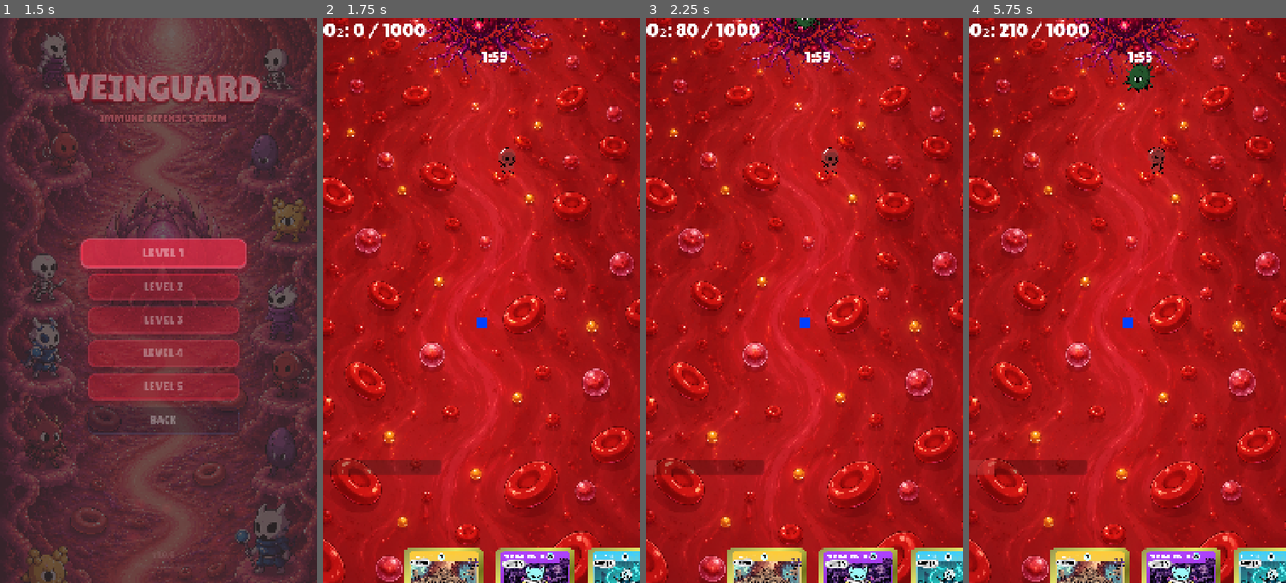
Above: before the commit, frames 1-4 (left to right).
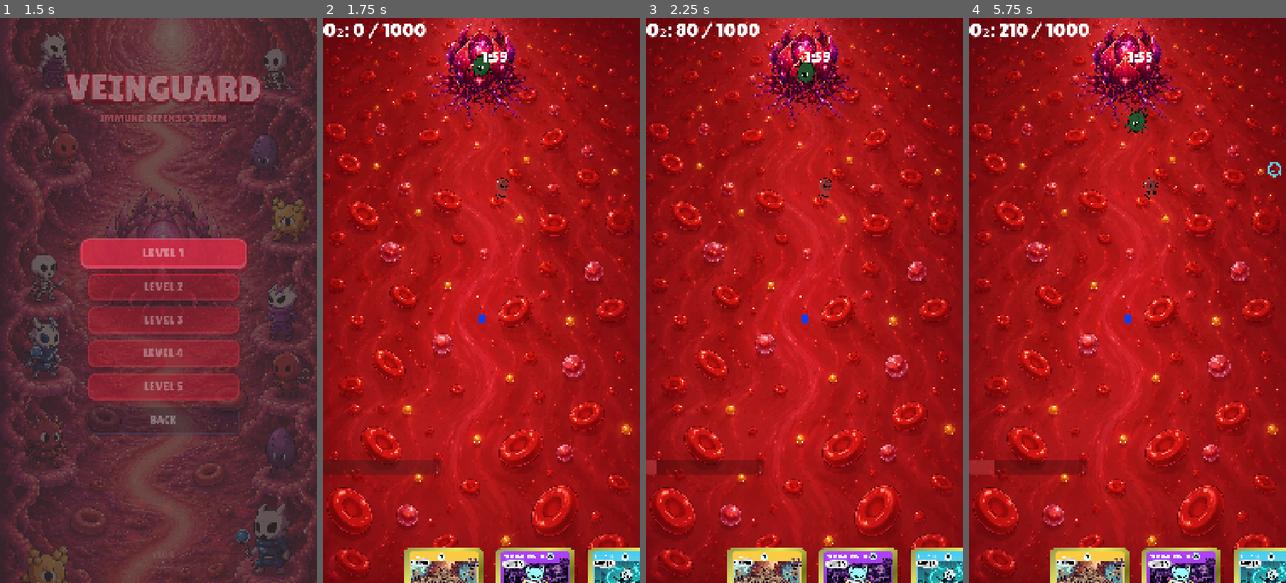
Above: after the commit, the same moments.

Repository: viPipar/veinguard
Game: Godot game, scene res://core/ui/MainMenu.tscn
The game is run twice, just before and just after one commit, with the same random seed, the same clock (stepped at 60 frames per second) and the same inputs.
Inputs (mouse positions are in pixels of both pictures, inside the frame that each line leads up to):
- Up to frame 1 (1.5 s): click "START DEFENSE" at 0.5 s; click "LEVEL 1" at 1.25 s
- Up to frame 2 (1.75 s): no input
- Up to frame 3 (2.25 s): move the mouse to (874, 272) at 2.02 s; click (874, 272) at 2.17 s
- Up to frame 4 (5.75 s): drag from (1064, 328) to (1127, 23) at 2.77 s; move the mouse to (1159, 176) at 3.52 s; click (1159, 176) at 3.67 s; drag from (1111, 413) to (1133, 68) at 4.27 s; move the mouse to (1222, 385) at 5.02 s; click (1222, 385) at 5.17 s

Frame 1 is identical in both runs. In frame 2, 36% of the frame differs, in the area x 0-100%, y 0-100%; in frame 3, 36%; in frame 4, 37%.

Commit message:
fix: Adjust UnitCard scaling and position for better alignment

Diff:
--- a/veinguard/core/ui/UnitCard.gd
+++ b/veinguard/core/ui/UnitCard.gd
@@ -25,7 +25,7 @@
 
 # Posisi & skala saat kartu dipilih (tengah layar)
 var _center_pos   := Vector2(200.0, 600.0)
-var _center_scale := Vector2(0.32, 0.32)
+var _center_scale := Vector2(0.4, 0.4)
 
 
 func _ready() -> void:
@@ -39,21 +39,27 @@
 # Hitung posisi & skala tengah layar berdasarkan ukuran texture aktif
 func _recompute_center() -> void:
 	var vp := get_viewport_rect().size
+
+	# Cari base_screen_pos (posisi PlayerBase di screen space)
+	var base_screen_pos := Vector2(vp.x * 0.5, vp.y * 0.5 + 75.0) # Default/fallback
+	var player_base := get_node_or_null("/root/Main/Lane/PlayerBase")
+	var camera := get_node_or_null("/root/Main/Camera2D")
+	if player_base and camera:
+		base_screen_pos = vp * 0.5 + (player_base.global_position - camera.global_position) * camera.zoom
+
 	if texture_normal:
 		var tw := texture_normal.get_width()
 		var th := texture_normal.get_height()
-		# Paksa ukuran jadi 600x900 agar sama dengan inspect
-		_center_scale = Vector2(600.0 / tw, 900.0 / th)
-		var actual_w := tw * _center_scale.x
-		var actual_h := th * _center_scale.y
-		# Posisikan agak ke atas (-200 dari tengah)
-		_center_pos = Vector2((vp.x - actual_w) * 0.5, (vp.y - actual_h) * 0.5 - 200.0)
+		# Skala proporsional 0.4 tanpa distorsi
+		_center_scale = Vector2(0.4, 0.4)
+		# Posisikan pas di base hero (agar visual_center = base_screen_pos)
+		_center_pos = base_screen_pos - Vector2(tw, th) * 0.5
 
 		# Set pivot di tengah agar saat flip (scale x mengecil) titik tengahnya tetap
 		pivot_offset = size / 2.0
 	else:
-		_center_scale = Vector2(0.6, 0.6)
-		_center_pos = Vector2(200.0, 400.0)
+		_center_scale = Vector2(0.4, 0.4)
+		_center_pos = base_screen_pos - Vector2(200.0, 300.0) # Fallback offset
 		pivot_offset = size / 2.0
 
 
--- a/veinguard/main.tscn
+++ b/veinguard/main.tscn
@@ -27,7 +27,6 @@
 
 [node name="Camera2D" type="Camera2D" parent="."]
 position = Vector2(540, 960)
-zoom = Vector2(1.25, 1.25)
 
 [node name="Lane" parent="." instance=ExtResource("1_c2ibq")]
 
Not shown: 1 places in veinguard/main.tscn that only renumber resources
